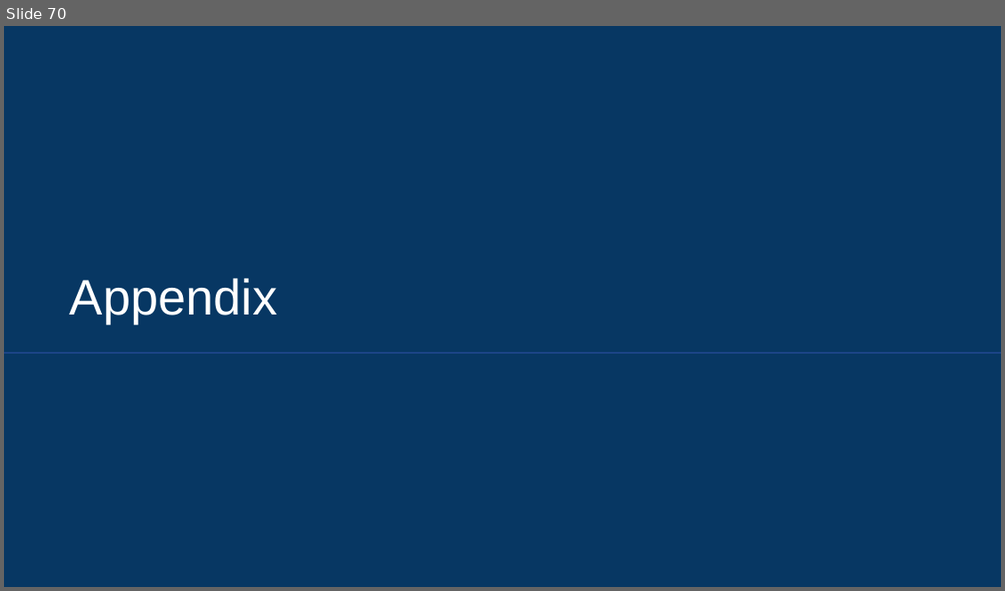
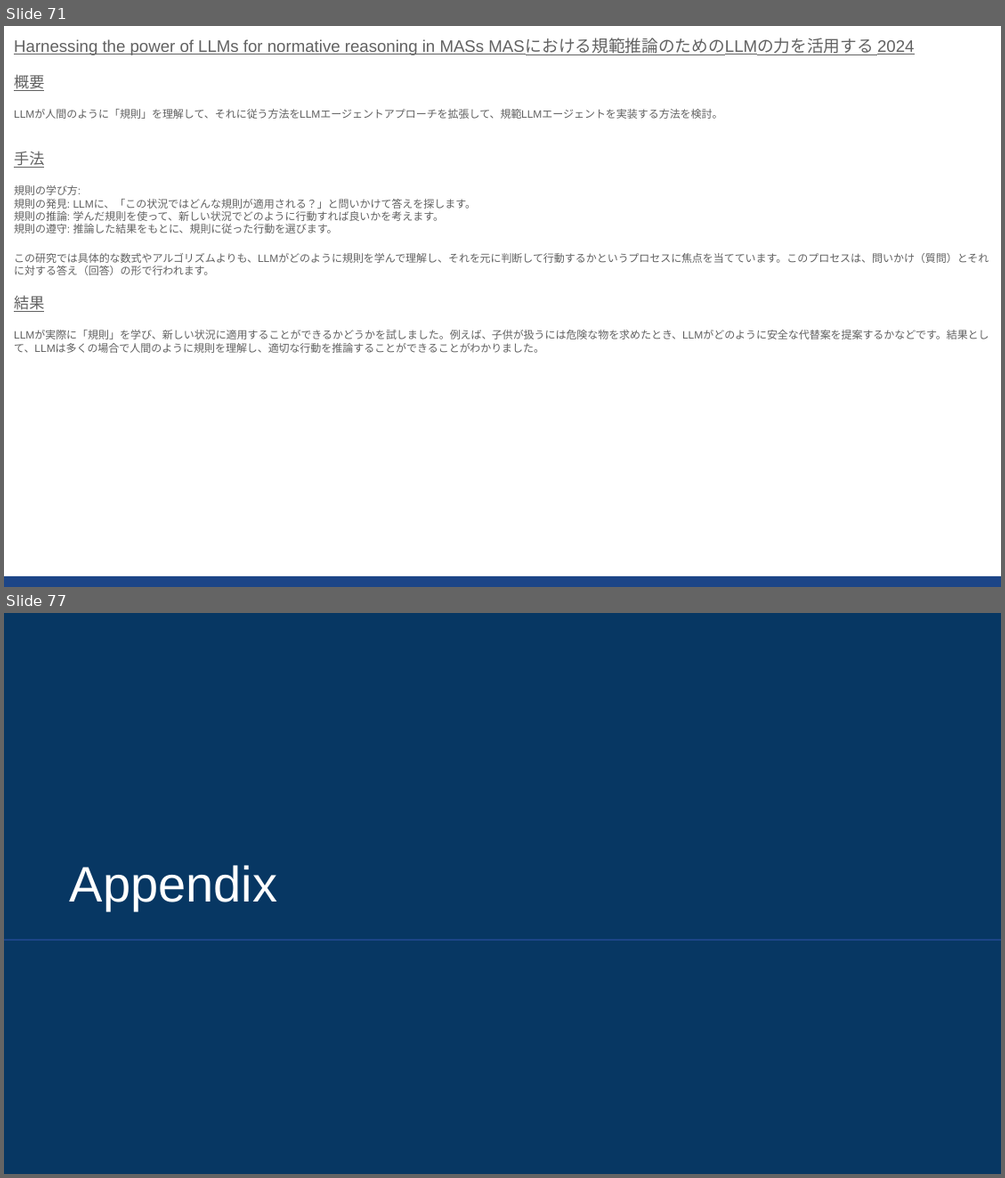
Before and after one commit to sekihan02/code_sundbox, a slide deck: 2024_LLM論文要約_3.pptx. Shown one above the other, each under a label of ours: slide 70 before the commit, slides 71 and 77 after it; the slides between them are not shown. The pictures are 1005x591 and 1005x1178 pixels, drawn with LibreOffice and Linux fonts; fonts in the diff are those of the drawing. Boxes give left, top, right and bottom in pixels: in the first picture for what was removed or moved away, otherwise in the second. Text is boxed around its words. In the diff, an @@ line names an element or a change of style, - is before the commit and + after.

```diff
--- a/2024_LLM論文要約_3.pptx
+++ b/2024_LLM論文要約_3.pptx
@@ slide 71 added at bbox=[4, 26, 1001, 587], background #FFFFFF @@
@@ text added at bbox=[14, 39, 989, 353], 7.6 pt, text #616161 @@
+Harnessing the power of LLMs for normative reasoning in MASs MASにおける規範推論のためのLLMの力を活用する 2024
+概要
+LLMが人間のように「規則」を理解して、それに従う方法をLLMエージェントアプローチを拡張して、規範LLMエージェントを実装する方法を検討。
+手法
+規則の学び方:
+規則の発見: LLMに、「この状況ではどんな規則が適用される？」と問いかけて答えを探します。
+規則の推論: 学んだ規則を使って、新しい状況でどのように行動すれば良いかを考えます。
+規則の遵守: 推論した結果をもとに、規則に従った行動を選びます。
+この研究では具体的な数式やアルゴリズムよりも、LLMがどのように規則を学んで理解し、それを元に判断して行動するかというプロセスに焦点を当てています。このプロセスは、問いかけ（質問）とそれに対する答え（回答）の形で行われます。
+結果
+LLMが実際に「規則」を学び、新しい状況に適用することができるかどうかを試しました。例えば、子供が扱うには危険な物を求めたとき、LLMがどのように安全な代替案を提案するかなどです。結果として、LLMは多くの場合で人間のように規則を理解し、適切な行動を推論することができることがわかりました。
@@ rectangle added at bbox=[4, 576, 1001, 587], fill #1C4587 @@
@@ what was slide 70 is now slide 77 @@
```
Also in this commit, not shown: 6 other slides added, 31 other files.
